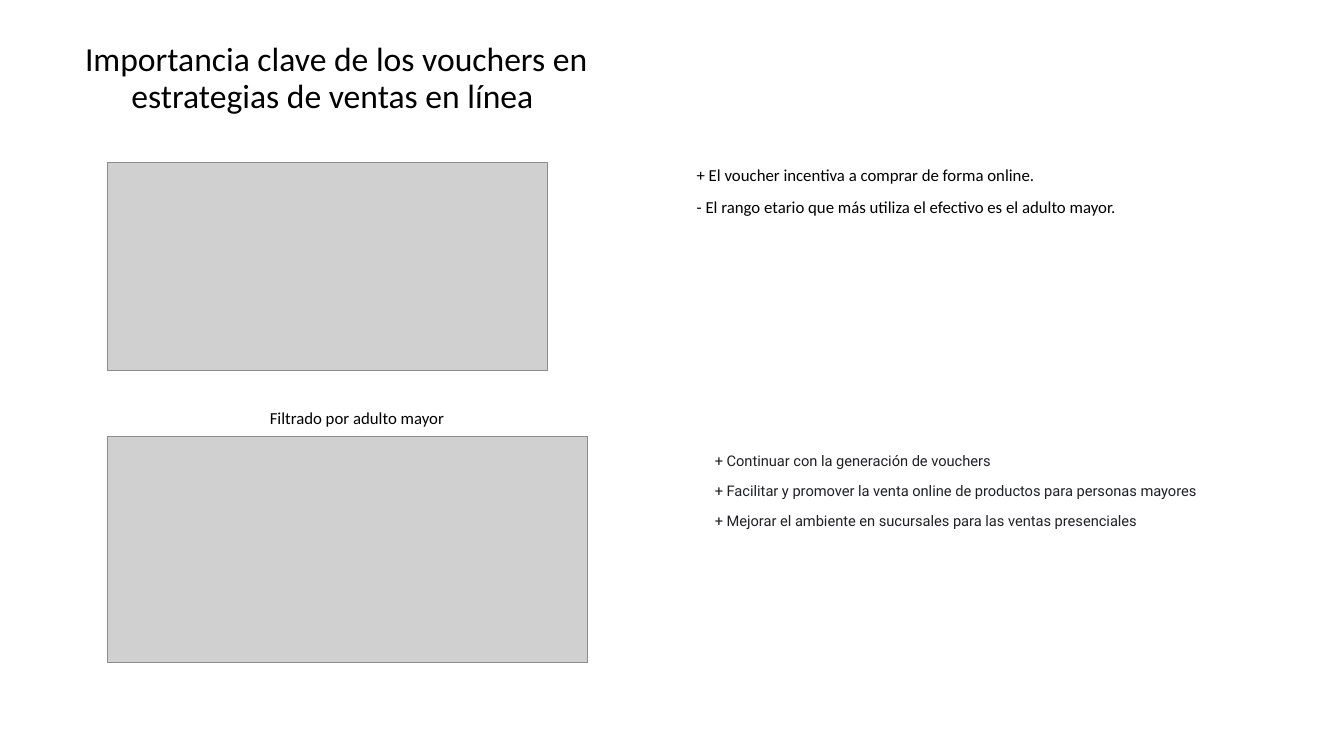
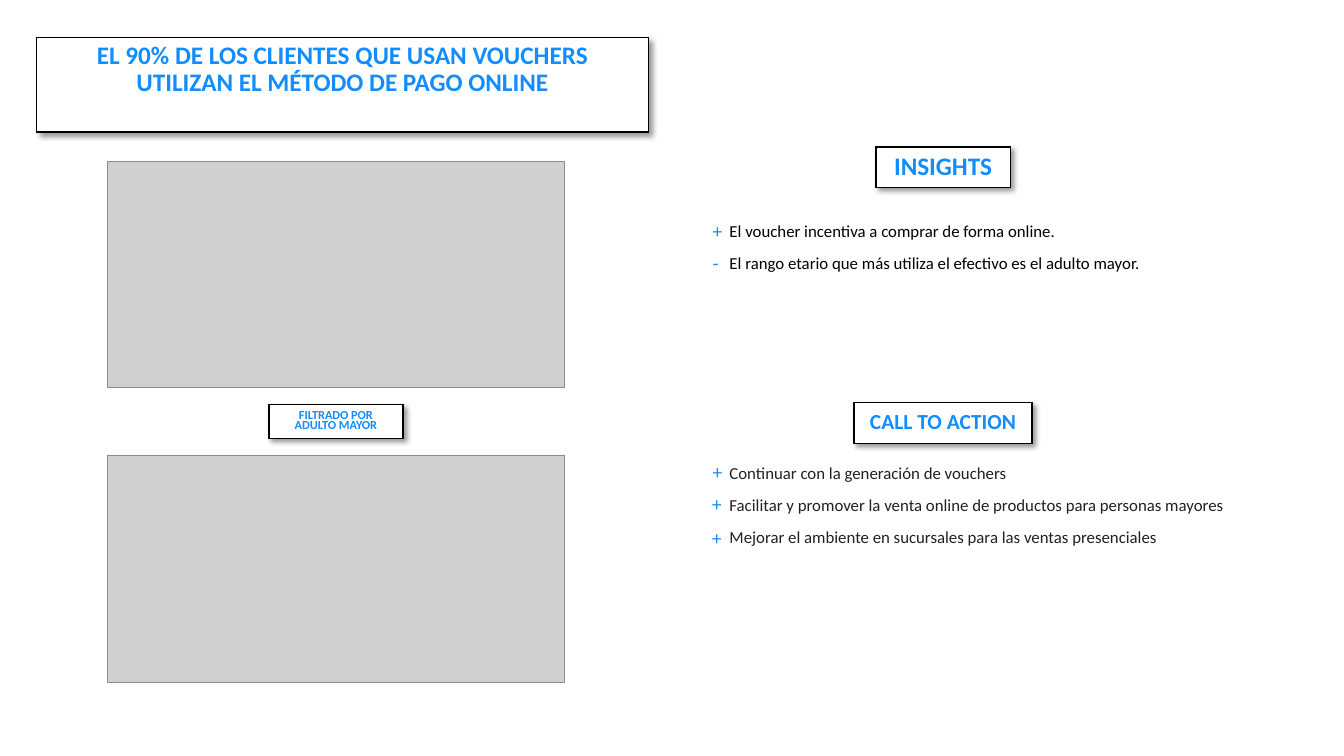
Before and after one commit to JNocetti/BI_Project, a slide deck: slide 4 of Presentación.pptx. Drawn at 1344x756 pixels with LibreOffice and Linux fonts; fonts in the diff are those of the drawing; grey boxes stand for pictures. Boxes give left, top, right and bottom in pixels: in the first picture for what was removed or moved away, otherwise in the second. Text is boxed around its words. In the diff, an @@ line names an element or a change of style, - is before the commit and + after.

```diff
--- a/Presentación.pptx
+++ b/Presentación.pptx
@@ subtitle added at [36,37,648,132], fill #FFFFFF, outline #000000 1 pt, 18 pt, text #118DFF, bold @@
+EL 90% DE LOS CLIENTES QUE USAN VOUCHERS UTILIZAN EL MÉTODO DE PAGO ONLINE
@@ subtitle removed at [85,47,587,114] @@
-Importancia clave de los vouchers en estrategias de ventas en línea
@@ rectangle added at [876,147,1010,188], fill #FFFFFF, outline #000000 1 pt, 18 pt, text #118DFF, bold @@
+INSIGHTS
@@ picture: place and size @@
-picture at [107,162,547,370]
+picture at [107,161,565,387]
@@ text added at [703,214,736,248], 14 pt, text #118DFF @@
++
@@ text at [729,225,1140,272]: text changed @@
-+ El voucher incentiva a comprar de forma online.
-- El rango etario que más utiliza el efectivo es el adulto mayor.
+El voucher incentiva a comprar de forma online.
+El rango etario que más utiliza el efectivo es el adulto mayor.
@@ text added at [703,246,736,280], 14 pt, text #118DFF @@
+-
@@ rectangle "FILTRADO POR ADULTO MAYOR": place and size @@
-rectangle "FILTRADO POR ADULTO MAYOR" at [270,412,444,427]
+rectangle "FILTRADO POR ADULTO MAYOR" at [269,404,403,439]
@@ rectangle "FILTRADO POR ADULTO MAYOR" at [269,404,403,439]: vertical alignment top to middle; fill none to #FFFFFF; outline none to #000000 1 pt; shadow on @@
@@ text in rectangle at [295,409,377,429]: text changed; size 12 to 8.8 pt; text colour #000000 to #118DFF; bold on @@
-Filtrado por adulto mayor
+FILTRADO POR ADULTO MAYOR
@@ rectangle added at [854,403,1032,444], fill #FFFFFF, outline #000000 1 pt, 15.3 pt, text #118DFF, bold @@
+CALL TO ACTION
@@ picture: place and size @@
-picture at [107,437,587,662]
+picture at [107,456,565,684]
@@ text added at [703,456,736,490], 14 pt, text #118DFF @@
++
@@ text at [729,467,1223,546]: text changed; size 10.5 to 12 pt; font Roboto to Calibri @@
-+ Continuar con la generación de vouchers
-+ Facilitar y promover la venta online de productos para personas mayores
-+ Mejorar el ambiente en sucursales para las ventas presenciales
+Continuar con la generación de vouchers
+Facilitar y promover la venta online de productos para personas mayores
+Mejorar el ambiente en sucursales para las ventas presenciales
@@ text added at [703,487,736,521], 14 pt, text #118DFF @@
++
@@ text added at [703,520,736,555], 14 pt, text #118DFF @@
++
```
Also in this commit, not shown: 2 other slides changed, 2 slides added, 1 slide removed, 1 other file.
